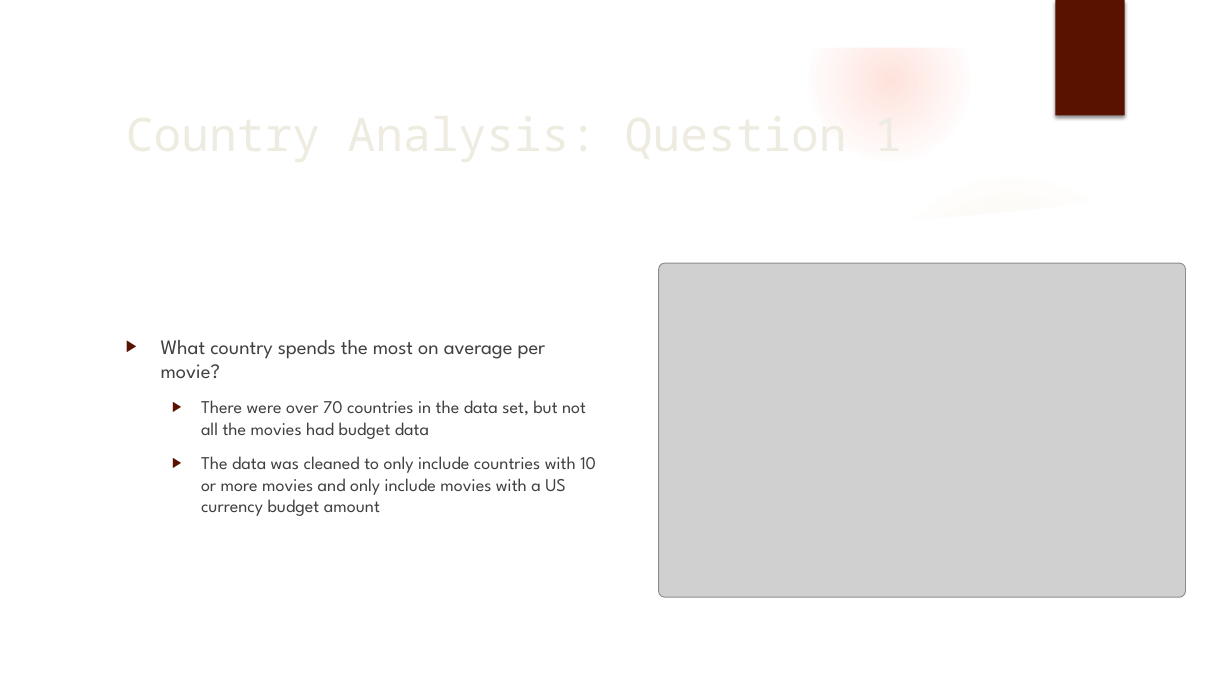
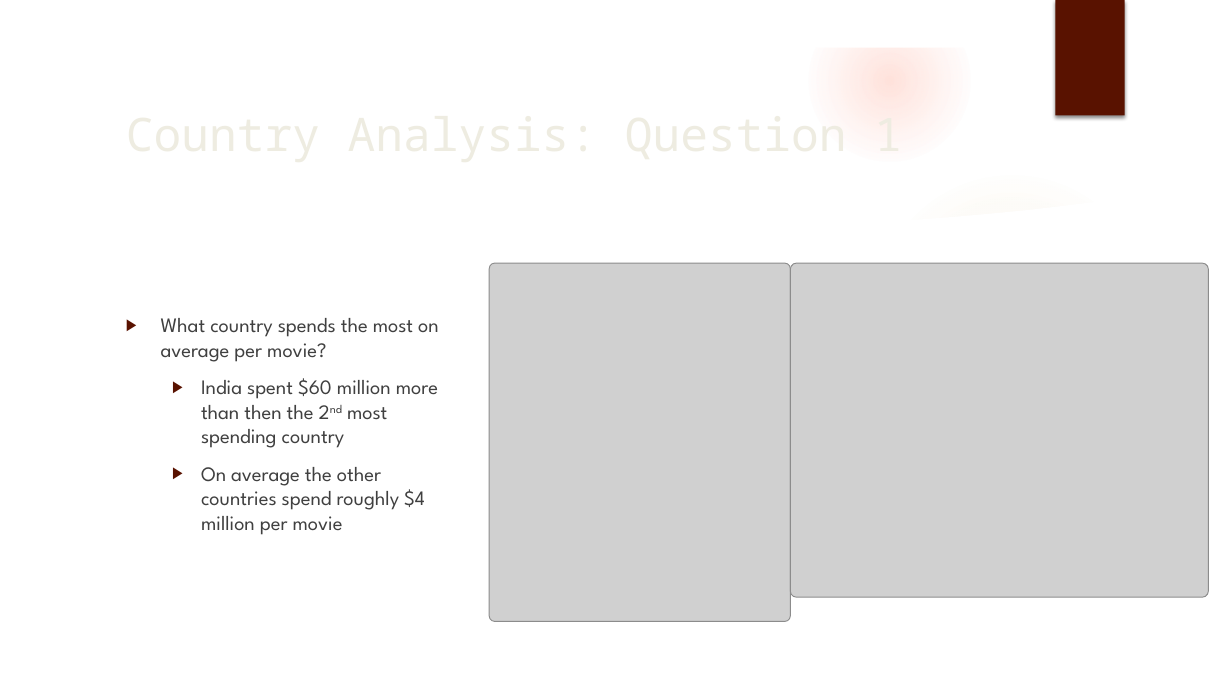
Before and after one commit to BennyC31/project_1_eda_git_collaboration, a slide deck: slide 7 of Horror_Movie_Trends_Project1_11142022_BC.pptx (slide 6 before the commit). Drawn at 1232x693 pixels with LibreOffice and Linux fonts; fonts in the diff are those of the drawing; grey boxes stand for pictures; background and template pictures are left out. Boxes give left, top, right and bottom in pixels: in the first picture for what was removed or moved away, otherwise in the second. Text is boxed around its words. In the diff, an @@ line names an element or a change of style, - is before the commit and + after.

Commit message:
updated code, analysis, and images

```diff
--- a/Horror_Movie_Trends_Project1_11142022_BC.pptx
+++ b/Horror_Movie_Trends_Project1_11142022_BC.pptx
@@ picture added at (x1=490, y1=263, x2=791, y2=622) @@
@@ picture resized from (x1=659, y1=263, x2=1186, y2=598) to (x1=790, y1=263, x2=1208, y2=598) @@
@@ text at (x1=201, y1=378, x2=438, y2=535): text changed; size 14 to 16 pt @@
-  ▶ There were over 70 countries in the data set, but not all the movies had budget data
-  ▶ The data was cleaned to only include countries with 10 or more movies and only include movies with a US currency budget amount
+  ▶ India spent $60 million more than then the 2nd most spending country
+  ▶ On average the other countries spend roughly $4 million per movie
```
Also in this commit, not shown: 2 other slides changed, 1 slide added, 8 other files.
